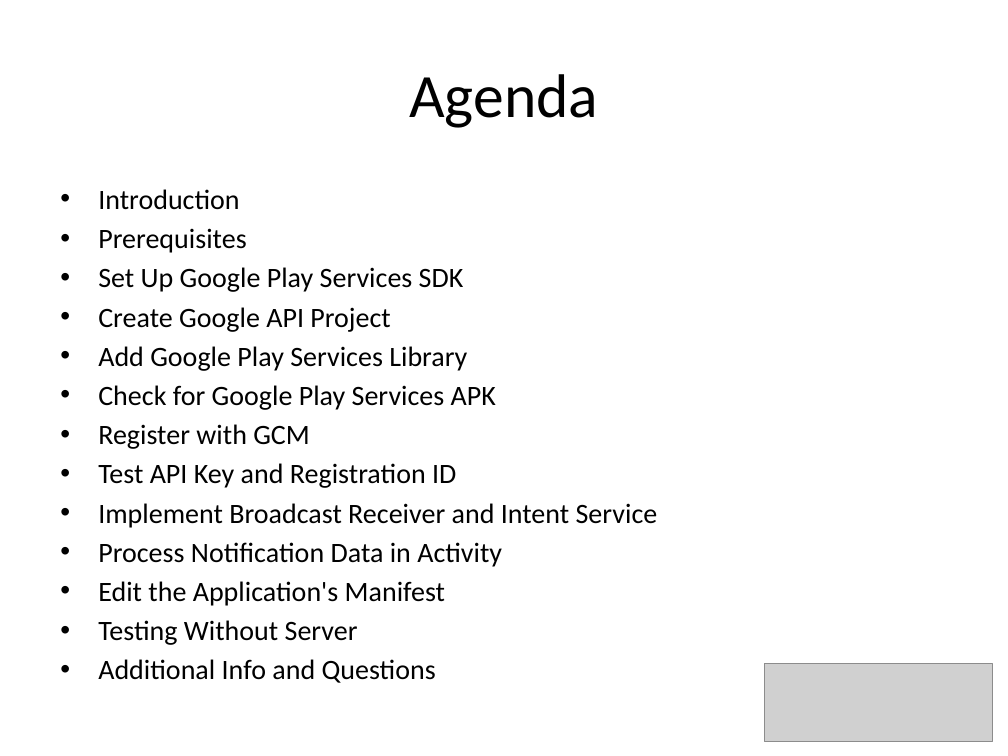
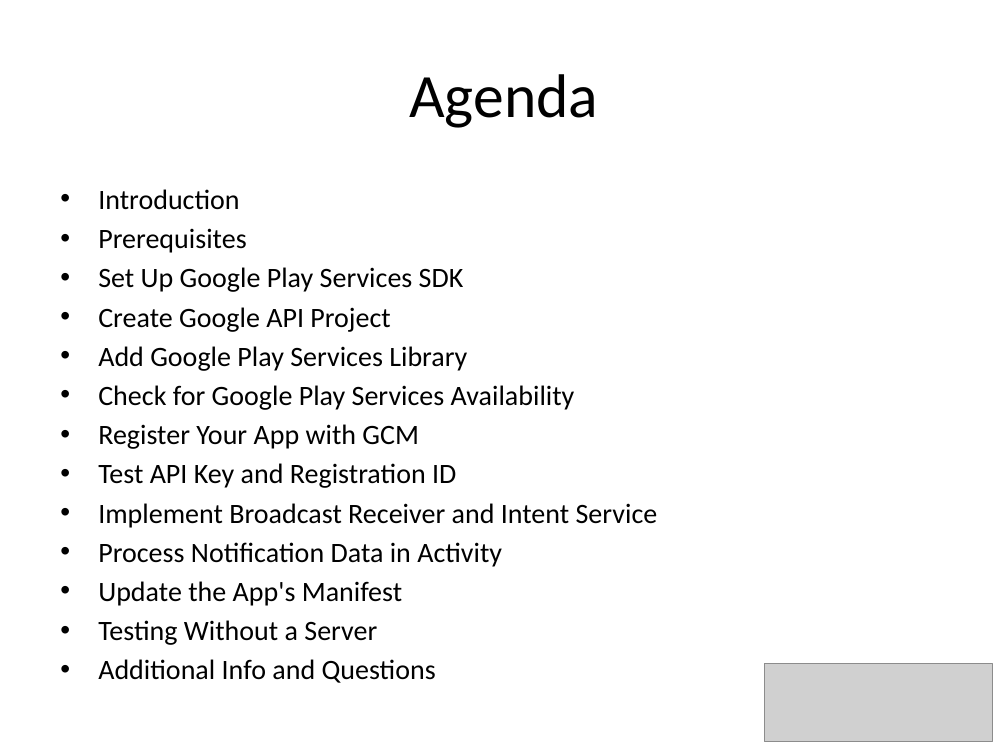
Before and after one commit to LeadingEDJE/MobilePushNotification, a slide deck: slide 2 of Implementing Push Notification in Android.pptx. Drawn at 1008x756 pixels with LibreOffice and Linux fonts; fonts in the diff are those of the drawing; grey boxes stand for pictures; background and template pictures are left out. Boxes give left, top, right and bottom in pixels: in the first picture for what was removed or moved away, otherwise in the second. Text is boxed around its words. In the diff, an @@ line names an element or a change of style, - is before the commit and + after.

Commit message:
Increased size of notification text fields in MainActivity, changed API levels in manifest to 17 and 19, updated presentation for Columbus Code Camp.

```diff
--- a/Implementing Push Notification in Android.pptx
+++ b/Implementing Push Notification in Android.pptx
@@ text at (98, 385, 575, 449): text changed @@
-• Check for Google Play Services APK
-• Register with GCM
+• Check for Google Play Services Availability
+• Register Your App with GCM
@@ text at (98, 581, 402, 645): text changed @@
-• Edit the Application's Manifest
-• Testing Without Server
+• Update the App's Manifest
+• Testing Without a Server
```
Also in this commit, not shown: 5 other slides changed, 2 other files.
